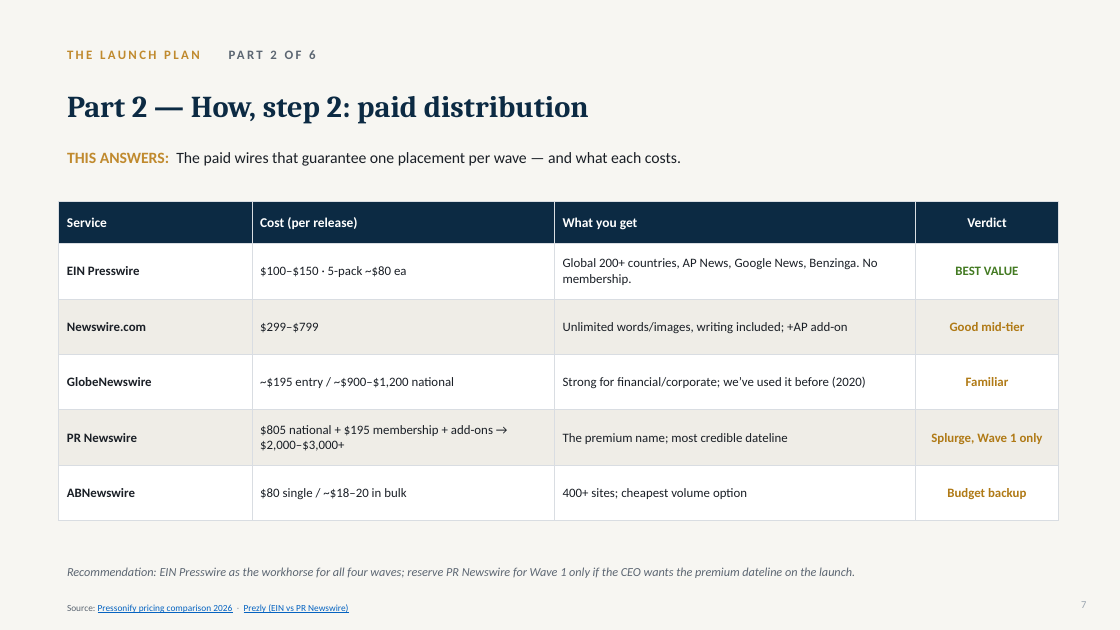
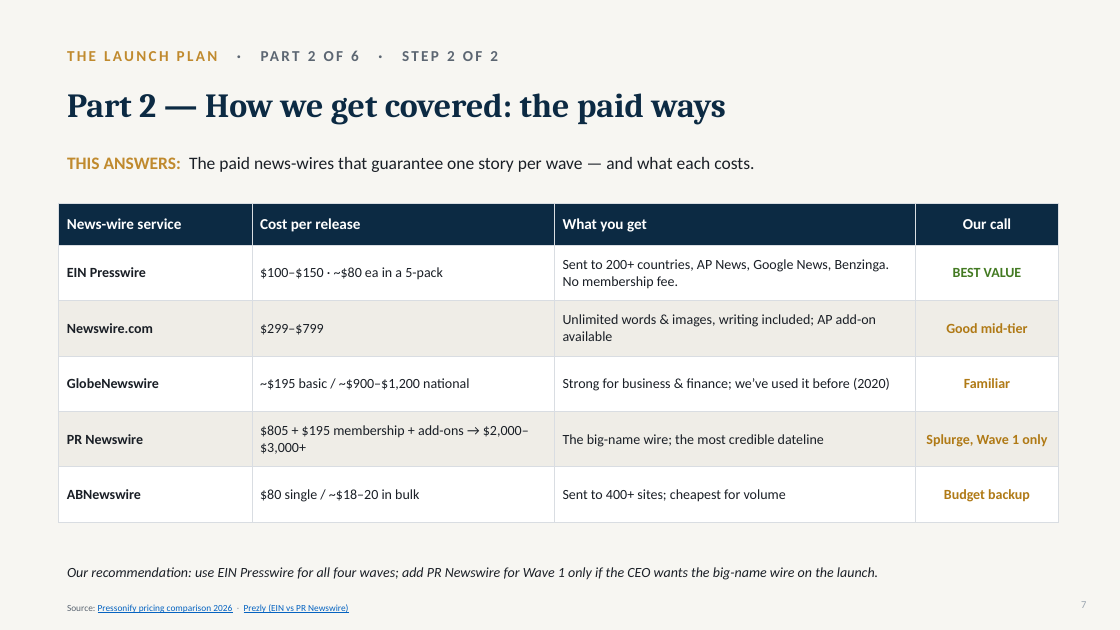
Before and after one commit to gitteromri-ux/eteacher-longevity-pr-campaign, a slide deck: slide 7 of eTeacher_Longevity_PR_Campaign.pptx. Drawn at 1120x630 pixels with LibreOffice and Linux fonts; fonts in the diff are those of the drawing. Boxes give left, top, right and bottom in pixels: in the first picture for what was removed or moved away, otherwise in the second. Text is boxed around its words. In the diff, an @@ line names an element or a change of style, - is before the commit and + after.

Commit message:
Plan slides: plain-English headlines, larger fonts, QA fixes (possible tier, consistent breadcrumbs, step cues)

```diff
--- a/eTeacher_Longevity_PR_Campaign.pptx
+++ b/eTeacher_Longevity_PR_Campaign.pptx
@@ text at (x1=67, y1=50, x2=498, y2=61): text changed; size 11 to 13 pt; text colour #C08A2E to #5C6672 @@
-THE LAUNCH PLAN PART 2 OF 6
+THE LAUNCH PLAN · PART 2 OF 6 · STEP 2 OF 2
@@ text at (x1=67, y1=93, x2=726, y2=125): text changed; size 26 to 29 pt @@
-Part 2 — How, step 2: paid distribution
+Part 2 — How we get covered: the paid ways
@@ text at (x1=67, y1=157, x2=754, y2=172): text changed; size 13.5 to 15 pt @@
-THIS ANSWERS: The paid wires that guarantee one placement per wave — and what each costs.
+THIS ANSWERS: The paid news-wires that guarantee one story per wave — and what each costs.
@@ table at (x1=59, y1=203, x2=1059, y2=506) @@
-row 1: Service | Cost (per release) | What you get | Verdict
+row 1: News-wire service | Cost per release | What you get | Our call
-row 2, column 2: $100–$150 · 5-pack ~$80 ea
+row 2, column 2: $100–$150 · ~$80 ea in a 5-pack
-row 2, column 3: Global 200+ countries, AP News, Google News, Benzinga. No membership.
+row 2, column 3: Sent to 200+ countries, AP News, Google News, Benzinga. No membership fee.
-row 3, column 3: Unlimited words/images, writing included; +AP add-on
+row 3, column 3: Unlimited words & images, writing included; AP add-on available
-row 4, column 2: ~$195 entry / ~$900–$1,200 national
+row 4, column 2: ~$195 basic / ~$900–$1,200 national
-row 4, column 3: Strong for financial/corporate; we’ve used it before (2020)
+row 4, column 3: Strong for business & finance; we’ve used it before (2020)
-row 5, column 2: $805 national + $195 membership + add-ons → $2,000–$3,000+
+row 5, column 2: $805 + $195 membership + add-ons → $2,000–$3,000+
-row 5, column 3: The premium name; most credible dateline
+row 5, column 3: The big-name wire; the most credible dateline
-row 6, column 3: 400+ sites; cheapest volume option
+row 6, column 3: Sent to 400+ sites; cheapest for volume
@@ size 11.5 to 13 pt in "What you get" @@
@@ size 11 to 12 pt in "EIN Presswire", "BEST VALUE", "Newswire.com", "$299–$799" and 8 more places @@
@@ text at (x1=67, y1=567, x2=878, y2=580): text changed; size 10.5 to 12 pt; text colour #5C6672 to #1A1F26 @@
-Recommendation: EIN Presswire as the workhorse for all four waves; reserve PR Newswire for Wave 1 only if the CEO wants the premium dateline on the launch.
+Our recommendation: use EIN Presswire for all four waves; add PR Newswire for Wave 1 only if the CEO wants the big-name wire on the launch.
```
Also in this commit, not shown: 7 other slides changed.
